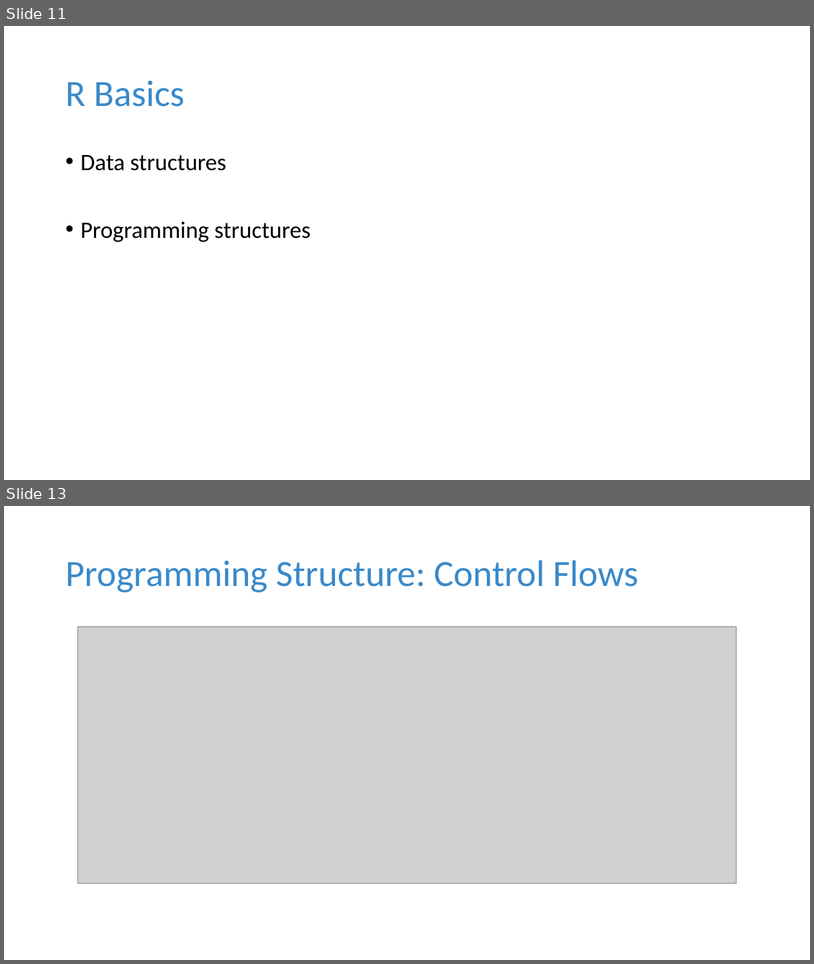
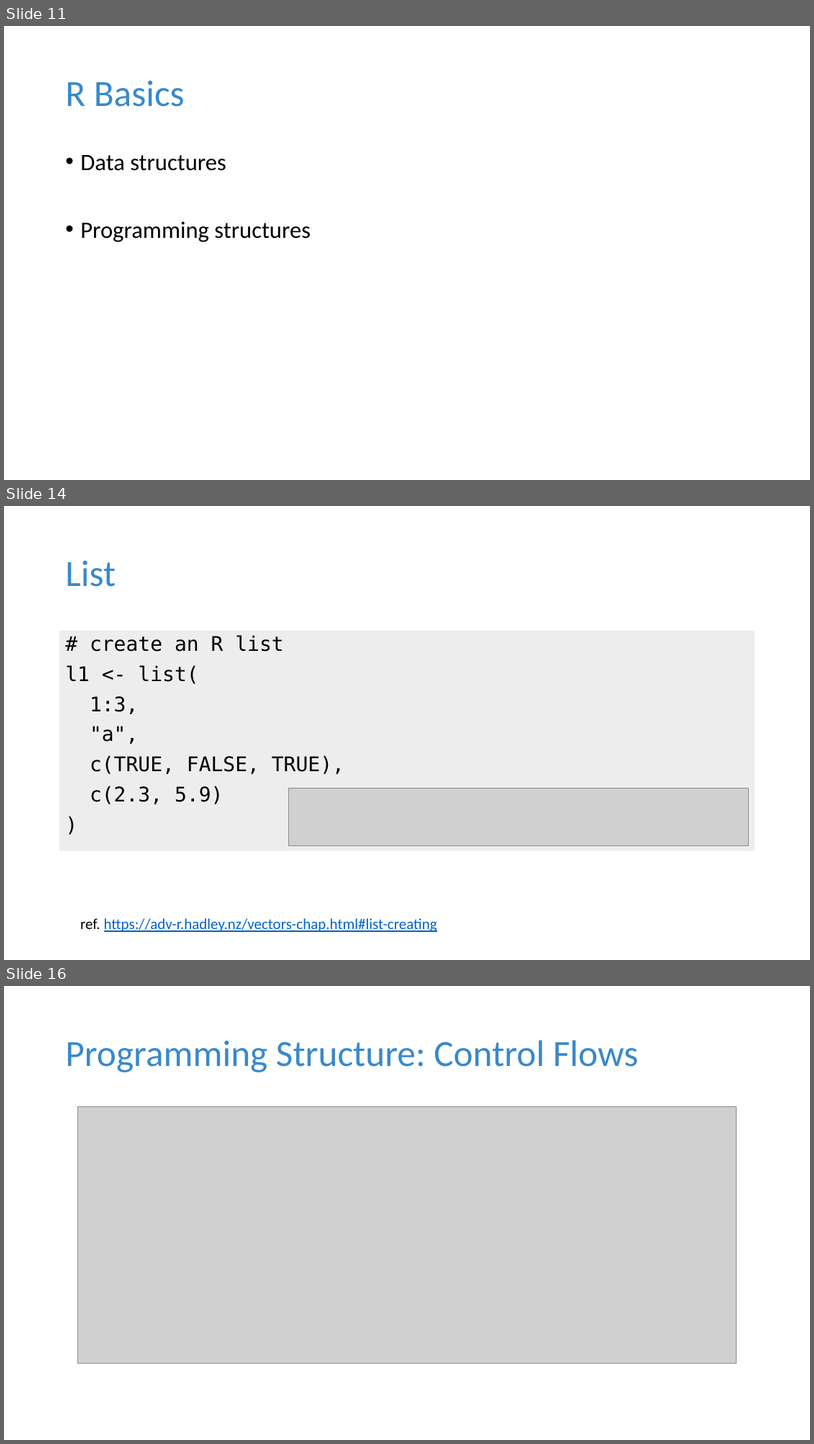
Before and after one commit to tdmdal/r-workshop-researchers, a slide deck: r_intro_researchers.pptx. Shown one above the other, each under a label of ours: slides 11 and 13 before the commit, slides 11, 14 and 16 after it; the slides between them are not shown. The pictures are 814x964 and 814x1444 pixels, drawn with LibreOffice and Linux fonts; fonts in the diff are those of the drawing; grey boxes stand for pictures. Boxes give left, top, right and bottom in pixels: in the first picture for what was removed or moved away, otherwise in the second. Text is boxed around its words. In the diff, an @@ line names an element or a change of style, - is before the commit and + after.

```diff
--- a/r_intro_researchers.pptx
+++ b/r_intro_researchers.pptx
@@ slide 14 added at bbox=[4, 506, 810, 960], background #FFFFFF @@
@@ title added at bbox=[65, 560, 116, 587], 44 pt, text #3989C9 @@
+List
@@ rectangle added at bbox=[59, 631, 756, 851], fill #EDEDED, 24 pt, text #000000 @@
+# create an R list
+l1 <- list(
+1:3,
+"a",
+c(TRUE, FALSE, TRUE),
+c(2.3, 5.9)
+)
@@ picture added at bbox=[289, 788, 748, 846] @@
@@ text added at bbox=[80, 918, 437, 932], 18 pt, text #0563C1, underline @@
+ref. https://adv-r.hadley.nz/vectors-chap.html#list-creating
@@ what was slide 13 is now slide 16 @@
```
Also in this commit, not shown: 8 slides changed, 4 other slides added, 2 other files.
